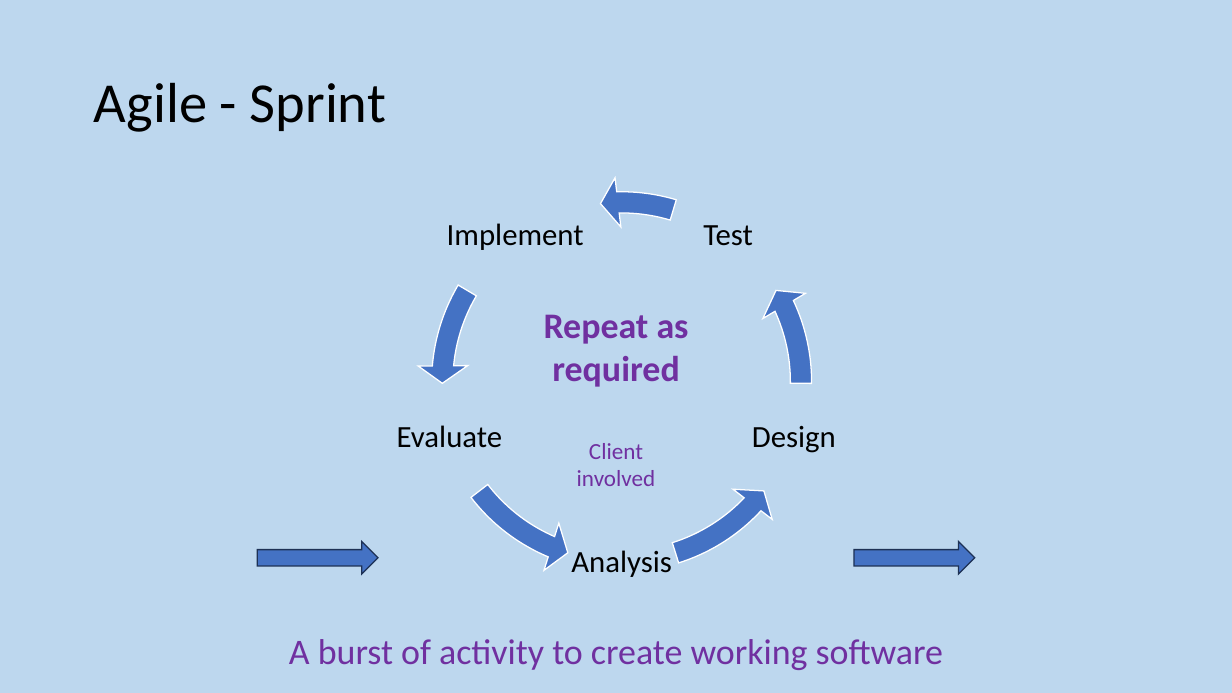
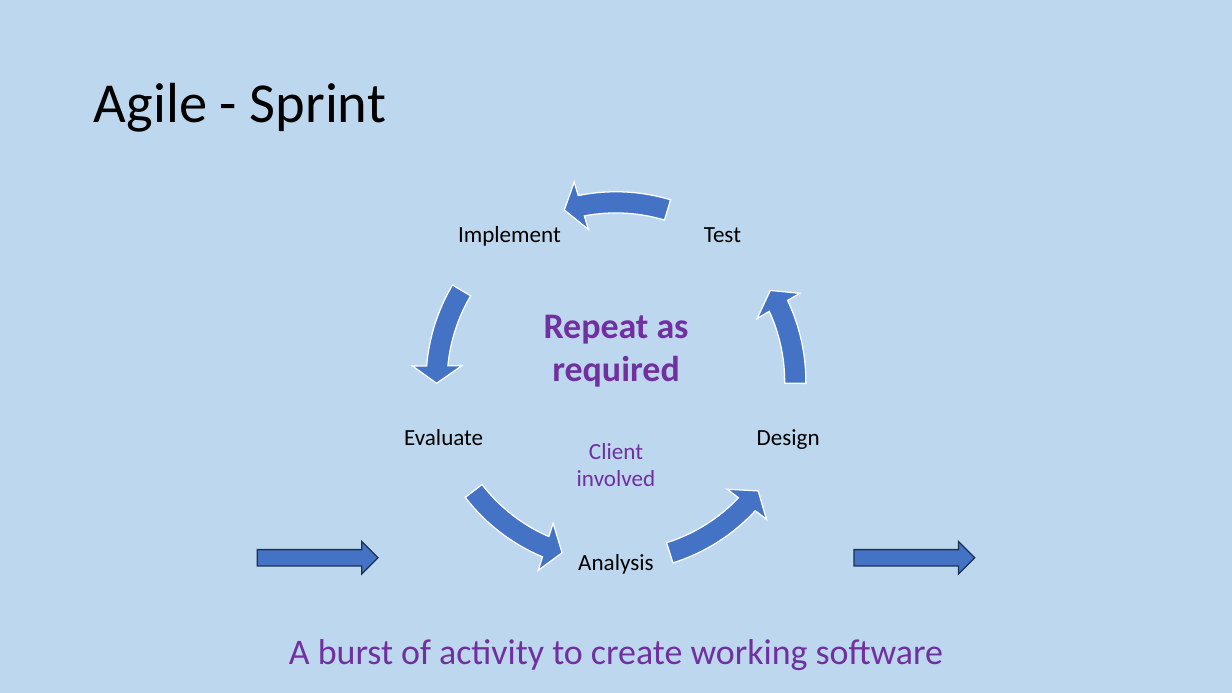
Before and after one commit to MrFriendCS/MrFriendCS.github.io, a slide deck: slide 135 of higher/sdd/H CS SDD Slides.pptx. Drawn at 1232x693 pixels with LibreOffice and Linux fonts; fonts in the diff are those of the drawing. Boxes give left, top, right and bottom in pixels: in the first picture for what was removed or moved away, otherwise in the second. Text is boxed around its words. In the diff, an @@ line names an element or a change of style, - is before the commit and + after.

```diff
--- a/higher/sdd/H CS SDD Slides.pptx
+++ b/higher/sdd/H CS SDD Slides.pptx
@@ 5 left circular arrows: place and size @@
-5 left circular arrows at [418, 177, 826, 586]
+5 left circular arrows at [412, 177, 821, 586]
@@ left circular arrow at [412, 177, 821, 586]: proportions changed @@
@@ size 24 to 18 pt; less space between paragraphs in 5 elements at [578, 554, 653, 574], [757, 429, 820, 449], [704, 227, 741, 242], [404, 429, 483, 445], [458, 226, 561, 246] @@
@@ text "Implement": place and size @@
-text "Implement" at [447, 223, 584, 250]
+text "Implement" at [458, 226, 561, 246]
```
Also in this commit, not shown: 2 other slides changed.
